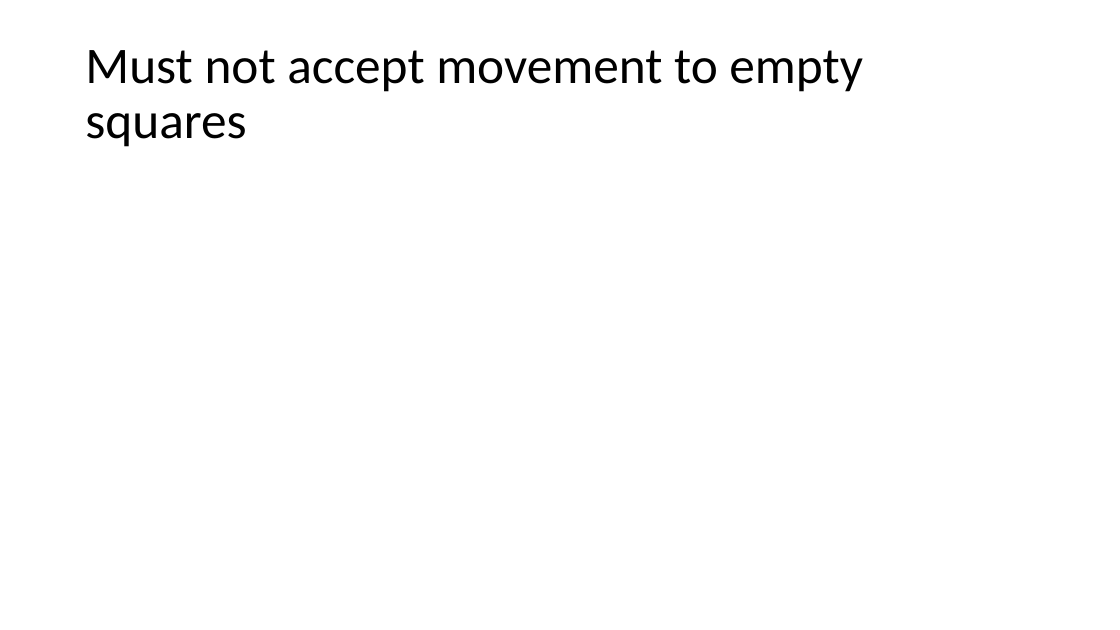
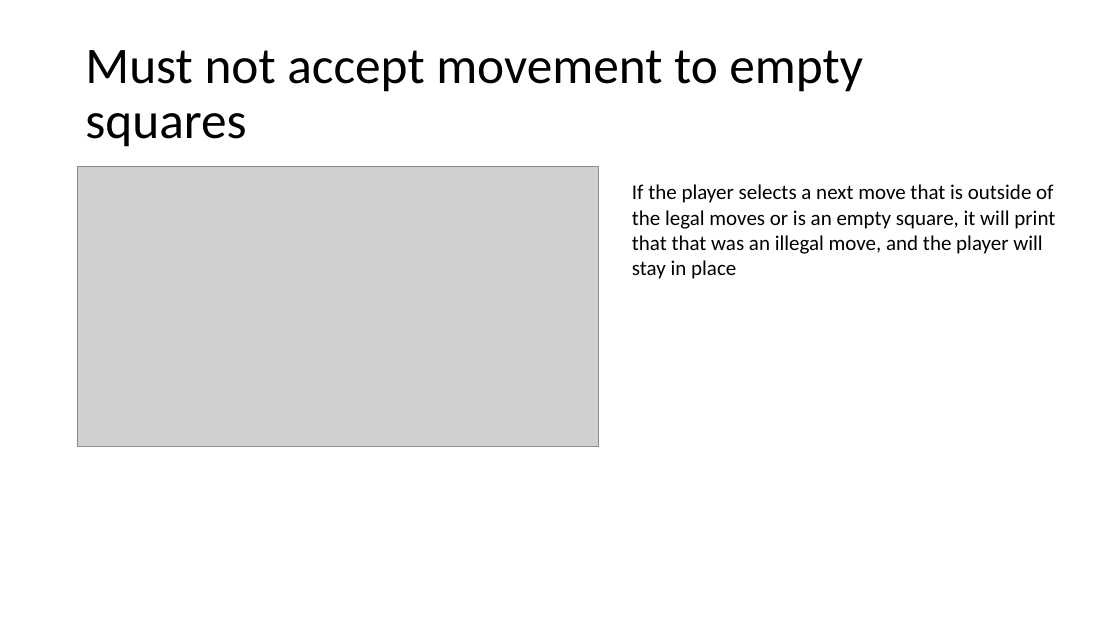
Before and after one commit to KeaganErasmus/BCDE222-C-, a slide deck: slide 17 of Presentation.pptx (slide 16 before the commit). Drawn at 1120x630 pixels with LibreOffice and Linux fonts; fonts in the diff are those of the drawing; grey boxes stand for pictures. Boxes give left, top, right and bottom in pixels: in the first picture for what was removed or moved away, otherwise in the second. Text is boxed around its words. In the diff, an @@ line names an element or a change of style, - is before the commit and + after.

```diff
--- a/Presentation.pptx
+++ b/Presentation.pptx
@@ picture added at bbox=[77, 167, 599, 446] @@
@@ text added at bbox=[632, 184, 1055, 279], 18 pt, text #000000 @@
+If the player selects a next move that is outside of the legal moves or is an empty square, it will print that that was an illegal move, and the player will stay in place
```
Also in this commit, not shown: 11 other slides changed, 3 slides added, 1 slide removed, 19 other files.
